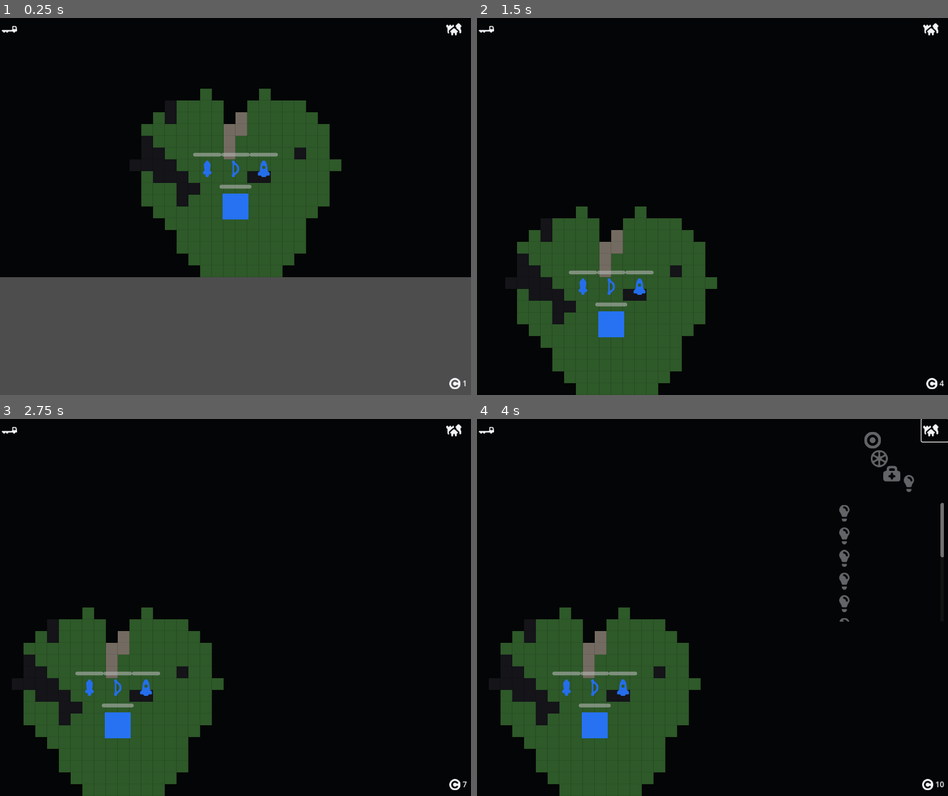
Above: before the commit, frames 1-4 (two rows, left to right).
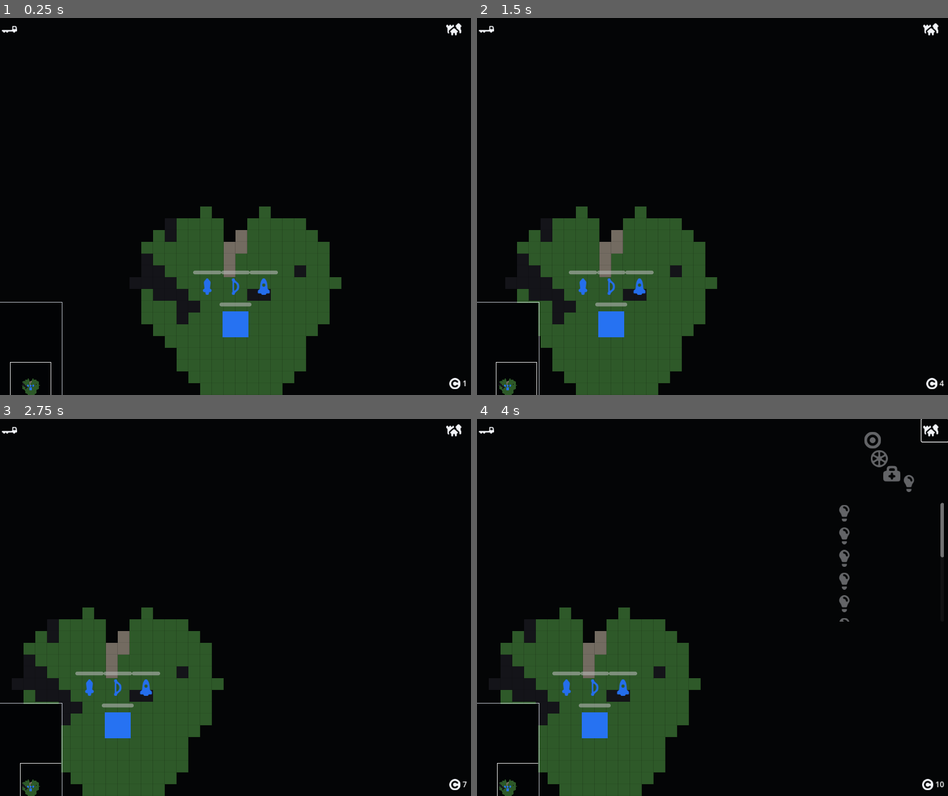
Above: after the commit, the same moments.

Repository: neuhier/airts
Game: Godot game, scene res://scenes/main/main.tscn
Two runs of this game, one before a commit and one after it. Both use one fixed random seed, a clock stepped at 60 frames per second and the inputs below.
Inputs (mouse positions are in pixels of both pictures, inside the frame that each line leads up to):
- Up to frame 1 (0.25 s): no input
- Up to frame 2 (1.5 s): tap Enter at 0.5 s; move the mouse to (816, 187) at 0.52 s; hold Right (ui_right) 0.53-1.25 s; click (816, 187) at 0.67 s; drag from (618, 225) to (688, 281) at 1.27 s
- Up to frame 3 (2.75 s): tap Space at 2 s; move the mouse to (282, 524) at 2.02 s; hold Right (ui_right) from 2.03 s (still down); click (282, 524) at 2.17 s
- Up to frame 4 (4 s): release Right (ui_right) at 2.75 s; click (491, 430) at 2.75 s; click (933, 430) at 3.5 s

The runs differ from the first frame. In frame 1, 44% of the frame differs, in the area x 0-100%, y 18-100%; in frame 2, 0.5%; in frame 3, 0.9%; in frame 4, 0.9%.

Commit message:
Add interactive Fog-aware minimap
Implements #15 with the minimap permanently visible per the latest design decision.

Co-authored-by: Codex <noreply@openai.com>

Diff:
--- /dev/null
+++ b/scenes/main/MiniMap.tscn
@@ -0,0 +1,17 @@
+[gd_scene load_steps=2 format=3]
+
+[ext_resource type="Script" path="res://scripts/main/mini_map.gd" id="1"]
+
+[node name="MiniMap" type="Control"]
+custom_minimum_size = Vector2(130, 195)
+offset_right = 130.0
+offset_bottom = 195.0
+mouse_filter = 2
+texture_filter = 1
+script = ExtResource("1")
+
+[node name="MapHitArea" type="Control" parent="."]
+unique_name_in_owner = true
+offset_right = 130.0
+offset_bottom = 195.0
+mouse_default_cursor_shape = 2
--- a/scenes/main/gui.tscn
+++ b/scenes/main/gui.tscn
@@ -12,6 +12,7 @@
 [ext_resource type="Texture2D" path="res://assets/ui/nieobie/module-healer.svg" id="10_module_healer"]
 [ext_resource type="Texture2D" path="res://assets/ui/nieobie/module-upgrade.svg" id="11_module_upgrade"]
 [ext_resource type="Texture2D" path="res://assets/ui/nieobie/resource-coin.svg" id="12_coin"]
+[ext_resource type="PackedScene" path="res://scenes/main/MiniMap.tscn" id="13_minimap"]
 
 [node name="GUI" type="Control"]
 script = ExtResource("1")
@@ -81,6 +82,18 @@
 offset_bottom = 42.0
 alignment = 1
 
+[node name="MiniMap" parent="." instance=ExtResource("13_minimap")]
+unique_name_in_owner = true
+layout_mode = 1
+anchors_preset = 2
+anchor_top = 1.0
+anchor_bottom = 1.0
+offset_left = 0.0
+offset_top = -195.0
+offset_right = 130.0
+offset_bottom = 0.0
+grow_vertical = 0
+
 [node name="UnitPanel" type="Control" parent="."]
 layout_mode = 1
 anchors_preset = 15
--- /dev/null
+++ b/scripts/core/minimap_projection.gd
@@ -0,0 +1,31 @@
+extends RefCounted
+class_name MiniMapProjection
+## Pure coordinate conversion shared by MiniMap and headless tests.
+
+
+static func world_size() -> Vector2:
+	return Vector2(MapManager.MAP_WIDTH, MapManager.MAP_HEIGHT) * MapManager.TILE_SIZE
+
+
+static func world_to_minimap(world_position: Vector2, minimap_size: Vector2) -> Vector2:
+	var normalized := world_position / world_size()
+	return Vector2(
+		clampf(normalized.x, 0.0, 1.0) * minimap_size.x,
+		clampf(normalized.y, 0.0, 1.0) * minimap_size.y
+	)
+
+
+static func minimap_to_world(minimap_position: Vector2, minimap_size: Vector2) -> Vector2:
+	if minimap_size.x <= 0.0 or minimap_size.y <= 0.0:
+		return Vector2.ZERO
+	var normalized := minimap_position / minimap_size
+	return Vector2(
+		clampf(normalized.x, 0.0, 1.0) * world_size().x,
+		clampf(normalized.y, 0.0, 1.0) * world_size().y
+	)
+
+
+static func world_rect_to_minimap(world_rect: Rect2, minimap_size: Vector2) -> Rect2:
+	var start := world_to_minimap(world_rect.position, minimap_size)
+	var finish := world_to_minimap(world_rect.end, minimap_size)
+	return Rect2(start, finish - start)
--- a/scripts/main/camera_controller.gd
+++ b/scripts/main/camera_controller.gd
@@ -11,6 +11,10 @@
 
 var _dragging: bool = false
 var _drag_button: int = MOUSE_BUTTON_RIGHT
+
+
+func _ready() -> void:
+	_clamp_to_map_bounds()
 
 
 func _unhandled_input(event: InputEvent) -> void:
@@ -36,6 +40,11 @@
 		_clamp_to_map_bounds()
 
 
+func center_on_world_position(world_position: Vector2) -> void:
+	position = world_position
+	_clamp_to_map_bounds()
+
+
 ## Keeps the camera's center within the map's pixel rectangle, accounting
 ## for the current viewport size and zoom so the visible area never shows
 ## territory outside the generated grid.
--- a/scripts/main/gui.gd
+++ b/scripts/main/gui.gd
@@ -99,6 +99,10 @@
 	economy = p_economy
 	_refresh()
 	_refresh_build_queue()
+
+
+func bind_world(camera: CameraController, fog: FogOfWar) -> void:
+	%MiniMap.bind_world(camera, fog)
 
 
 func _build_research_buttons() -> void:
--- a/scripts/main/main.gd
+++ b/scripts/main/main.gd
@@ -10,6 +10,8 @@
 @onready var _player_hq: Headquarters = get_node_or_null("PlayerHQ")
 @onready var _enemy_hq: Headquarters = get_node_or_null("EnemyHQ")
 @onready var _gui: GameGUI = get_node_or_null("GUILayer/GUI")
+@onready var _camera: CameraController = get_node_or_null("Camera2D")
+@onready var _fog: FogOfWar = get_node_or_null("FogOfWar")
 
 var _match_over: bool = false
 var player_economy: EconomyController = null
@@ -17,6 +19,8 @@
 
 
 func _ready() -> void:
+	if _gui and _camera and _fog:
+		_gui.bind_world(_camera, _fog)
 	if _player_hq:
 		_player_hq.hq_destroyed.connect(_on_hq_destroyed)
 	if _enemy_hq:
--- /dev/null
+++ b/scripts/main/mini_map.gd
@@ -0,0 +1,123 @@
+extends Control
+class_name MiniMap
+## Lightweight custom-drawn minimap. Terrain/Fog of War is represented by
+## a 60x90 texture (one pixel per map tile); dynamic units and the camera
+## viewport are drawn as a small overlay.
+
+const REFRESH_INTERVAL := 0.15
+const MAP_RECT := Rect2(0.0, 0.0, 130.0, 195.0)
+
+const GROUND_COLOR := Color(0.18, 0.35, 0.16, 1.0)
+const MOUNTAIN_COLOR := Color(0.45, 0.42, 0.38, 1.0)
+const OBSTACLE_COLOR := Color(0.08, 0.08, 0.1, 1.0)
+const UNEXPLORED_COLOR := Color(0.01, 0.015, 0.02, 1.0)
+
+var _camera: CameraController = null
+var _fog: FogOfWar = null
+var _map_texture: ImageTexture = null
+var _refresh_time := 0.0
+
+@onready var _hit_area: Control = %MapHitArea
+
+
+func _ready() -> void:
+	MapManager.generate()
+	_hit_area.gui_input.connect(_on_map_gui_input)
+	_rebuild_map_texture()
+	queue_redraw()
+
+
+func bind_world(camera: CameraController, fog: FogOfWar) -> void:
+	_camera = camera
+	_fog = fog
+	_rebuild_map_texture()
+	queue_redraw()
+
+
+func _process(delta: float) -> void:
+	_refresh_time -= delta
+	if _refresh_time > 0.0:
+		return
+	_refresh_time = REFRESH_INTERVAL
+	_rebuild_map_texture()
+	queue_redraw()
+
+
+func _rebuild_map_texture() -> void:
+	var image := Image.create(MapManager.MAP_WIDTH, MapManager.MAP_HEIGHT, false, Image.FORMAT_RGBA8)
+	for y in range(MapManager.MAP_HEIGHT):
+		for x in range(MapManager.MAP_WIDTH):
+			var tile := Vector2i(x, y)
+			var color := _terrain_color(MapManager.map_grid.get(tile, MapManager.TerrainType.GROUND))
+			if _fog:
+				var visibility := _fog.get_tile_visibility(tile)
+				if visibility == VisionMap.VisibilityState.UNEXPLORED:
+					color = UNEXPLORED_COLOR
+				elif visibility == VisionMap.VisibilityState.EXPLORED:
+					color = color.darkened(0.68)
+			else:
+				color = UNEXPLORED_COLOR
+			image.set_pixel(x, y, color)
+	if _map_texture:
+		_map_texture.update(image)
+	else:
+		_map_texture = ImageTexture.create_from_image(image)
+
+
+func _terrain_color(terrain: MapManager.TerrainType) -> Color:
+	match terrain:
+		MapManager.TerrainType.MOUNTAIN:
+			return MOUNTAIN_COLOR
+		MapManager.TerrainType.OBSTACLE:
+			return OBSTACLE_COLOR
+		_:
+			return GROUND_COLOR
+
+
+func _draw() -> void:
+	draw_rect(MAP_RECT.grow(2.0), Color(0.9, 0.92, 0.96, 0.8), false, 2.0)
+	if _map_texture:
+		draw_texture_rect(_map_texture, MAP_RECT, false)
+	_draw_units("team_player", Unit.TEAM_COLORS[Unit.Team.PLAYER], false)
+	_draw_units("team_enemy", Unit.TEAM_COLORS[Unit.Team.ENEMY], true)
+	_draw_camera_viewport()
+
+
+func _draw_units(group: String, color: Color, respect_fog: bool) -> void:
+	for node in get_tree().get_nodes_in_group(group):
+		if not (node is Unit) or not node.is_alive():
+			continue
+		if respect_fog and _fog and not _fog.is_world_position_visible(node.global_position):
+			continue
+		var point := MiniMapProjection.world_to_minimap(node.global_position, MAP_RECT.size)
+		if node is Headquarters:
+			draw_rect(Rect2(point - Vector2(3.0, 3.0), Vector2(6.0, 6.0)), color, true)
+		else:
+			draw_circle(point, 2.0, color)
+
+
+func _draw_camera_viewport() -> void:
+	if _camera == null:
+		return
+	var world_view_size := _camera.get_viewport_rect().size / _camera.zoom
+	var world_view := Rect2(_camera.global_position - world_view_size / 2.0, world_view_size)
+	var minimap_view := MiniMapProjection.world_rect_to_minimap(world_view, MAP_RECT.size)
+	minimap_view = minimap_view.intersection(MAP_RECT)
+	draw_rect(minimap_view, Color(1.0, 1.0, 1.0, 0.9), false, 1.0)
+
+
+func _on_map_gui_input(event: InputEvent) -> void:
+	var local_position: Variant = null
+	if event is InputEventMouseButton and event.button_index == MOUSE_BUTTON_LEFT and event.pressed:
+		local_position = event.position
+	elif event is InputEventScreenTouch and event.pressed:
+		local_position = event.position
+	elif event is InputEventMouseMotion and event.button_mask & MOUSE_BUTTON_MASK_LEFT:
+		local_position = event.position
+	elif event is InputEventScreenDrag:
+		local_position = event.position
+	if local_position == null or _camera == null:
+		return
+	_camera.center_on_world_position(MiniMapProjection.minimap_to_world(local_position, MAP_RECT.size))
+	_hit_area.accept_event()
+	queue_redraw()
--- /dev/null
+++ b/tests/test_minimap_projection.gd
@@ -0,0 +1,41 @@
+extends SceneTree
+
+var _failures := 0
+
+
+func _init() -> void:
+	_test_corners()
+	_test_round_trip()
+	_test_viewport_projection()
+	if _failures == 0:
+		print("MiniMapProjection tests passed")
+	quit(_failures)
+
+
+func _test_corners() -> void:
+	var minimap_size := Vector2(130, 195)
+	_expect(MiniMapProjection.world_to_minimap(Vector2.ZERO, minimap_size) == Vector2.ZERO, "world origin maps to minimap origin")
+	_expect(MiniMapProjection.world_to_minimap(MiniMapProjection.world_size(), minimap_size) == minimap_size, "world extent maps to minimap extent")
+
+
+func _test_round_trip() -> void:
+	var minimap_size := Vector2(130, 195)
+	var world_point := Vector2(375, 1687.5)
+	var projected := MiniMapProjection.world_to_minimap(world_point, minimap_size)
+	var restored := MiniMapProjection.minimap_to_world(projected, minimap_size)
+	_expect(restored.is_equal_approx(world_point), "minimap navigation round-trips world coordinates")
+
+
+func _test_viewport_projection() -> void:
+	var minimap_size := Vector2(130, 195)
+	var world_rect := Rect2(Vector2(250, 500), Vector2(1000, 800))
+	var projected := MiniMapProjection.world_rect_to_minimap(world_rect, minimap_size)
+	_expect(projected.position.is_equal_approx(Vector2(21.666666, 43.333332)), "viewport origin projects correctly")
+	_expect(projected.size.is_equal_approx(Vector2(86.66667, 69.333336)), "viewport size projects correctly")
+
+
+func _expect(condition: bool, message: String) -> void:
+	if condition:
+		return
+	_failures += 1
+	push_error("MiniMapProjection test failed: %s" % message)
Not shown: 1 places in scenes/main/gui.tscn that only renumber resources
